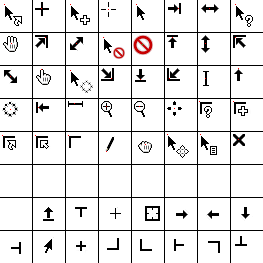
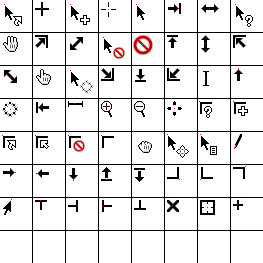
Layer changes from the first 263px x 263px image to the second:
painted on "Hotspots" over box(11, 135, 246, 210)
painted on "Frame0" over box(3, 133, 253, 254)
